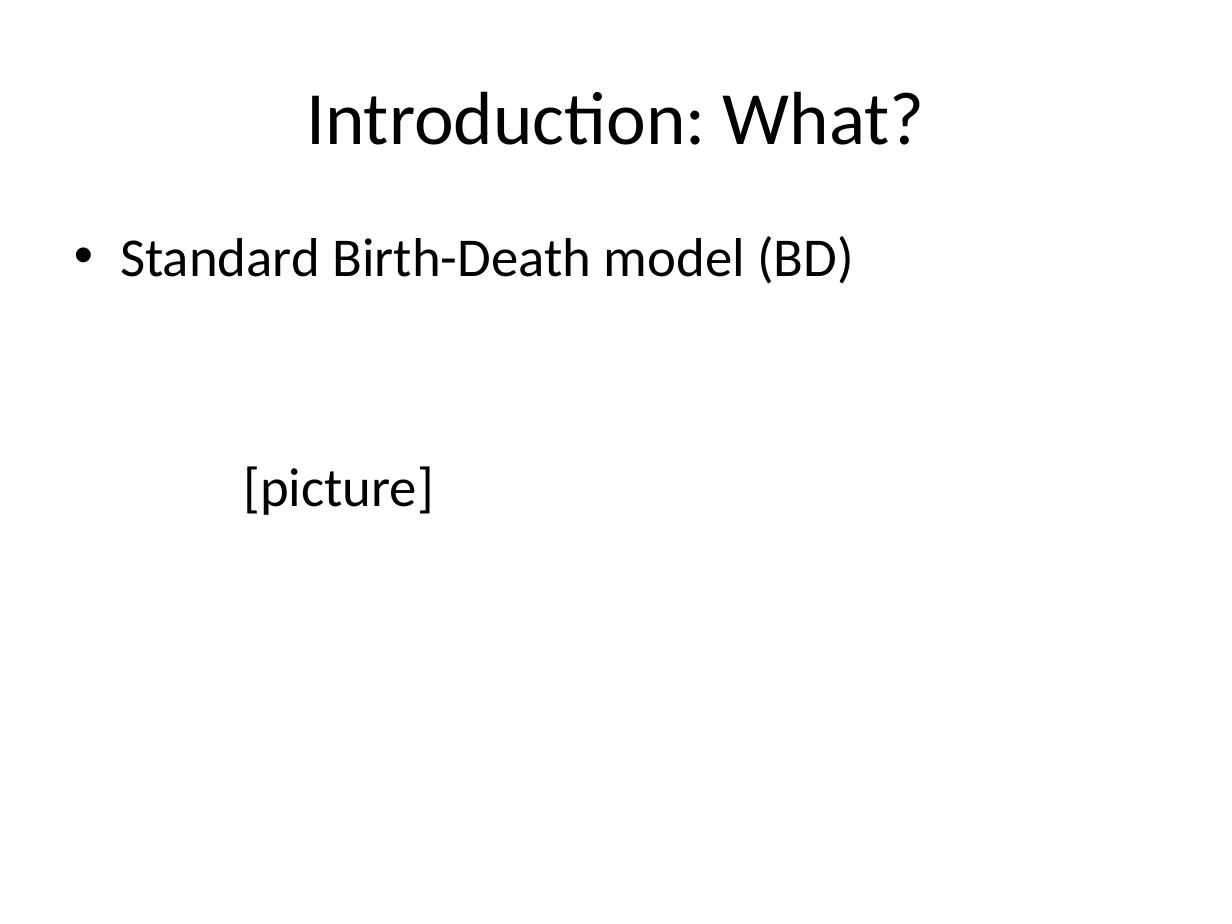
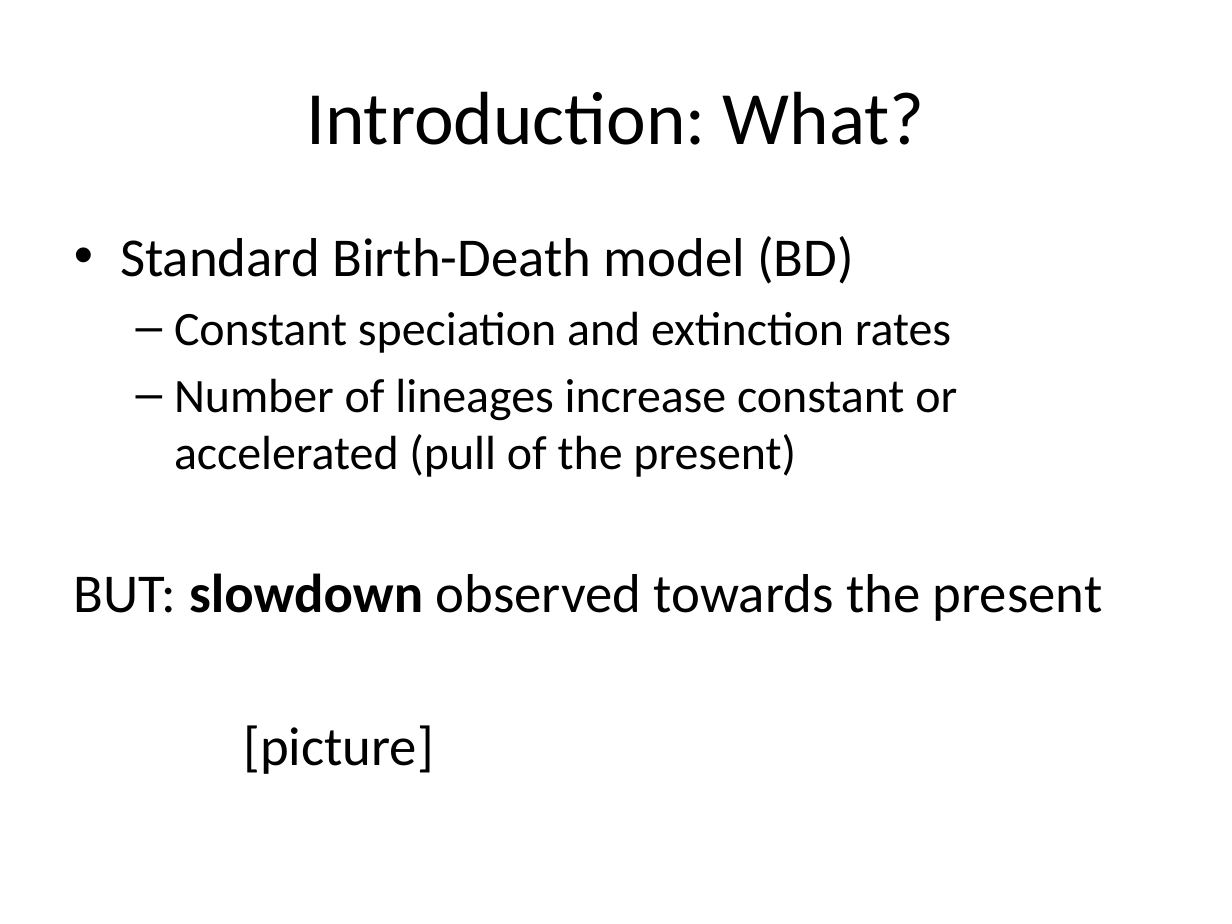
Before and after one commit to richelbilderbeek/Cer2016, a slide deck: slide 2 of doc/Cer2016_Femke Thon & Jolien Gay_V1.0.pptx. Drawn at 1232x924 pixels with LibreOffice and Linux fonts; fonts in the diff are those of the drawing. Boxes give left, top, right and bottom in pixels: in the first picture for what was removed or moved away, otherwise in the second. Text is boxed around its words. In the diff, an @@ line names an element or a change of style, - is before the commit and + after.

```diff
--- a/doc/Cer2016_Femke Thon & Jolien Gay_V1.0.pptx
+++ b/doc/Cer2016_Femke Thon & Jolien Gay_V1.0.pptx
@@ text at bbox=[74, 311, 1103, 621]: paragraphs added @@
+  – Constant speciation and extinction rates
+  – Number of lineages increase constant or accelerated (pull of the present)
+BUT: slowdown observed towards the present
```
Also in this commit, not shown: 3 other slides changed, 5 slides added, 1 slide removed, 1 other file.
